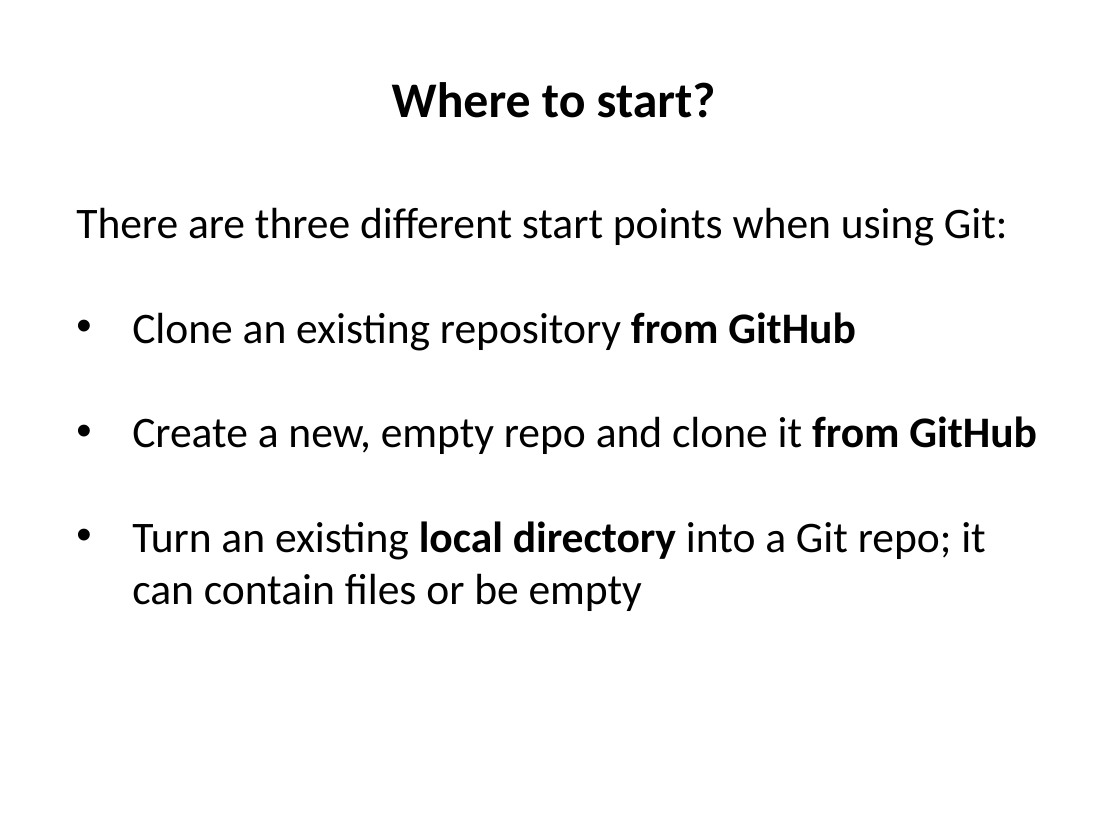
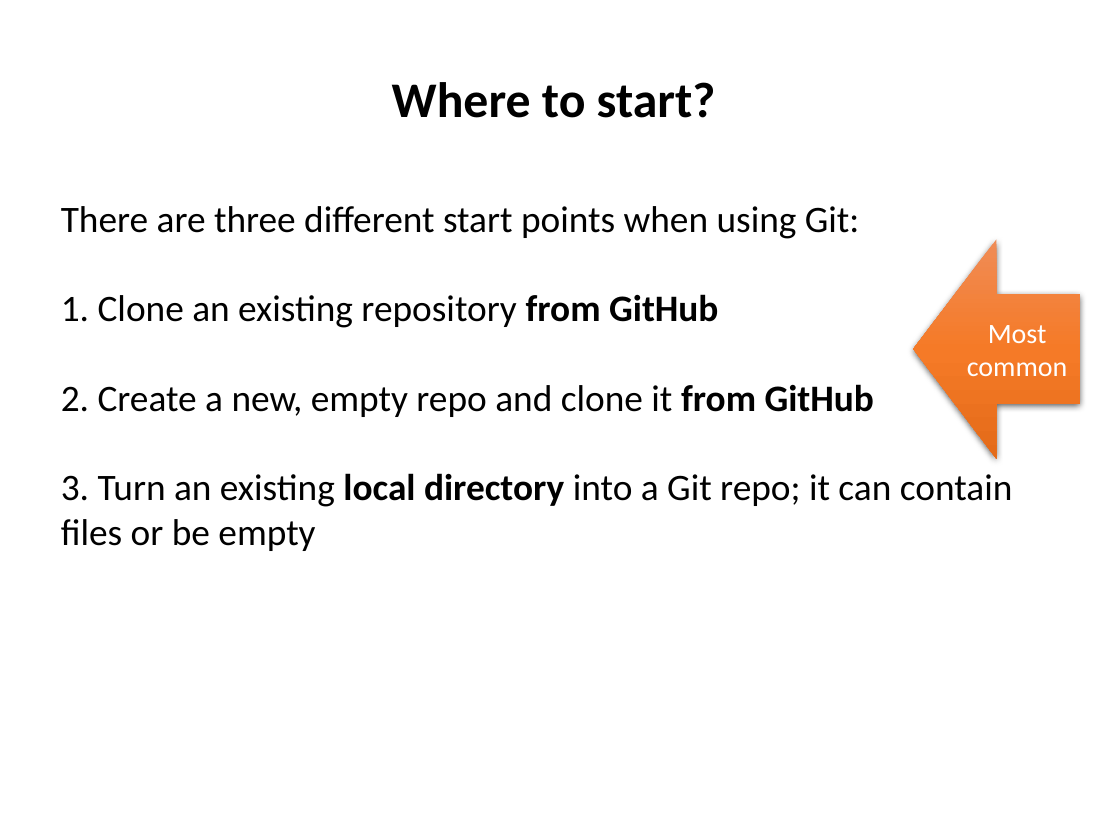
Before and after one commit to ncasuk/ncas-isc, a slide deck: slide 19 of version_control/presentations/01_git_intro.pptx (slide 18 before the commit). Drawn at 1120x840 pixels with LibreOffice and Linux fonts; fonts in the diff are those of the drawing; background and template pictures are left out. Boxes give left, top, right and bottom in pixels: in the first picture for what was removed or moved away, otherwise in the second. Text is boxed around its words. In the diff, an @@ line names an element or a change of style, - is before the commit and + after.

```diff
--- a/version_control/presentations/01_git_intro.pptx
+++ b/version_control/presentations/01_git_intro.pptx
@@ text "There are three different start ...": place and size @@
-text "There are three different start ..." at (76,207,1037,611)
+text "There are three different start ..." at (61,206,1012,551)
@@ text at (61,206,860,239): size 28 to 24 pt in "There are three different start points when ..." @@
@@ right arrow added at (914,240,1080,459), fill gradient #F18C57 to #F67B28 to #E56C19, 18 pt, text #FFFFFF @@
+Most common
@@ text at (61,294,1012,551): text changed; size 28 to 24 pt @@
-• Clone an existing repository from GitHub
-• Create a new, empty repo and clone it from GitHub
-• Turn an existing local directory into a Git repo; it can contain files or be empty
+1. Clone an existing repository from GitHub
+2. Create a new, empty repo and clone it from GitHub
+3. Turn an existing local directory into a Git repo; it can contain files or be empty
```
Also in this commit, not shown: 18 other slides changed, 1 slide added, 4 other files.
